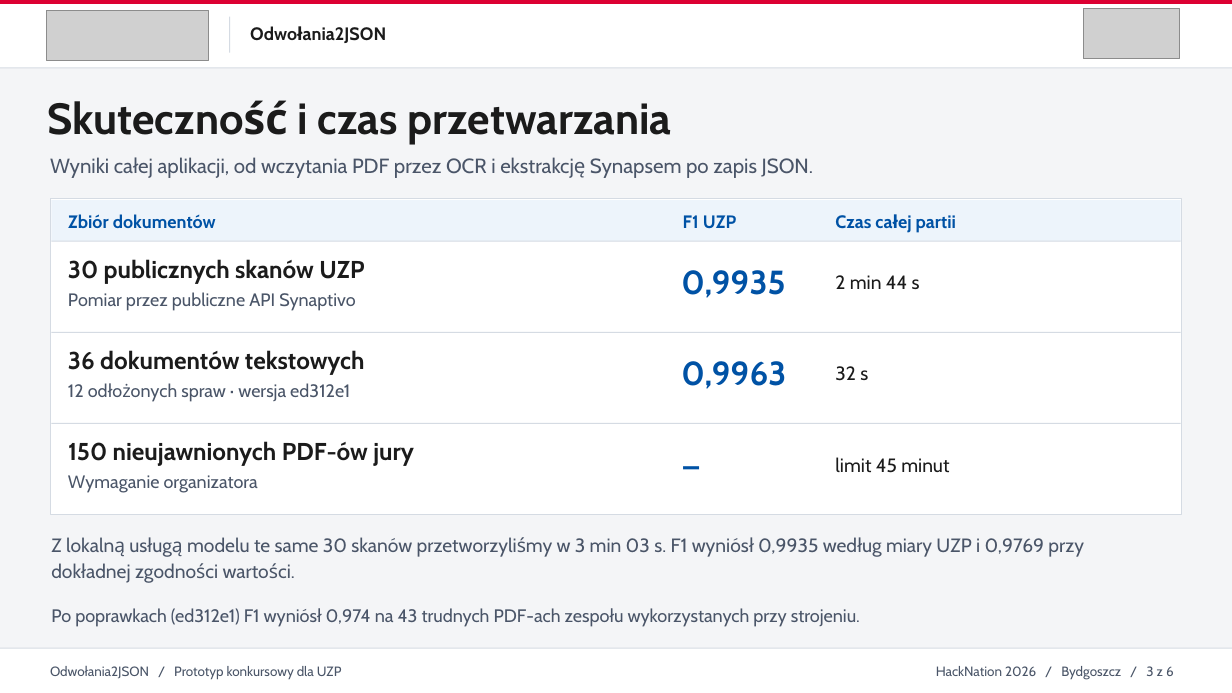
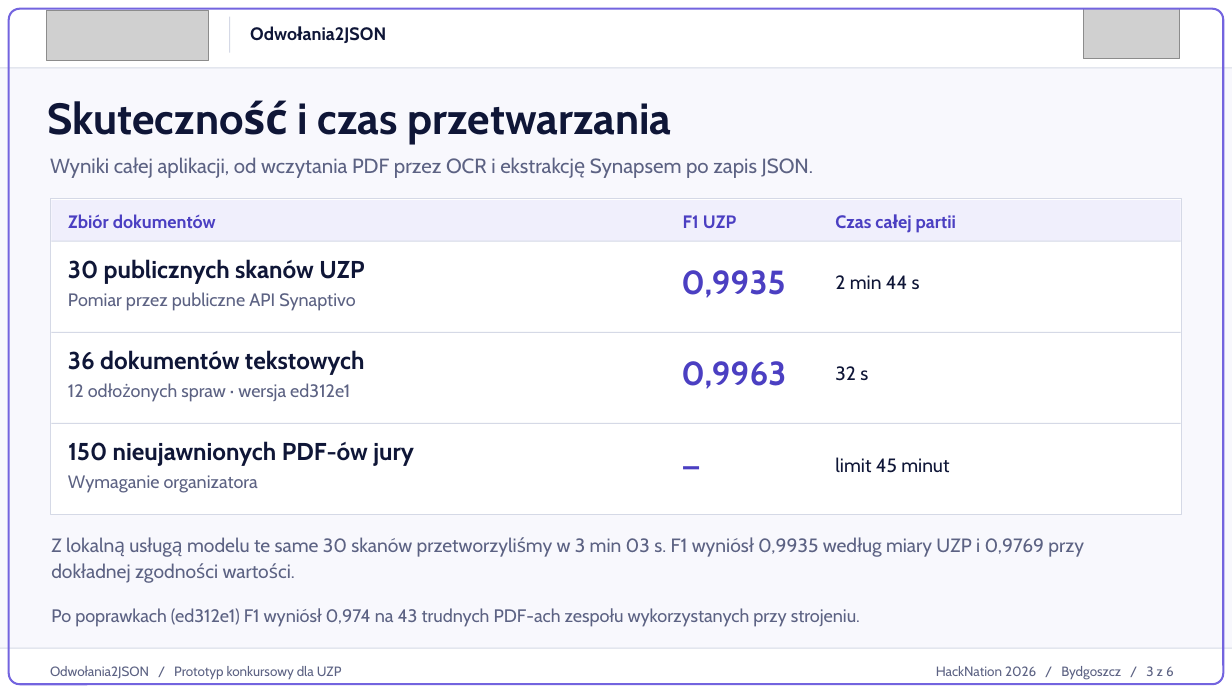
Before and after one commit to PapeMati98/Hacknation-ODWOLANIA2JSON, a slide deck: slide 3 of docs/prezentacja/Odwolania2JSON.pptx. Drawn at 1232x693 pixels with LibreOffice and Linux fonts; fonts in the diff are those of the drawing; grey boxes stand for pictures. Boxes give left, top, right and bottom in pixels: in the first picture for what was removed or moved away, otherwise in the second. Text is boxed around its words. In the diff, an @@ line names an element or a change of style, - is before the commit and + after.

```diff
--- a/docs/prezentacja/Odwolania2JSON.pptx
+++ b/docs/prezentacja/Odwolania2JSON.pptx
@@ rectangle at [0, 0, 1232, 693]: fill #F4F5F7 to #F8F8FD @@
@@ rectangle removed at [0, 0, 1232, 4] @@
@@ rounded rectangle added at [8, 8, 1223, 684], outline #7364DF 1.6 pt @@
@@ rectangle at [0, 67, 1232, 68]: fill #D5DBE3 to #D5D9E6 @@
@@ rectangle at [50, 199, 1182, 515]: outline #D5DBE3 0.8 pt to #D5D9E6 0.8 pt @@
@@ rectangle at [52, 201, 1181, 241]: fill #EDF4FB to #F0EFFC @@
@@ text colour #0052A5 to #4B3FC2 in 6 elements at [68, 214, 216, 228], [683, 215, 736, 228], [835, 215, 956, 233], [681, 270, 785, 298], [681, 361, 786, 389], [682, 444, 724, 490] @@
@@ text colour #1B1B1B to #0F1637 in 8 elements at [250, 23, 403, 48], [297, 103, 672, 144], [68, 259, 364, 284], [835, 275, 920, 289], [68, 350, 365, 375], [835, 366, 868, 381], [68, 441, 414, 466], [835, 457, 949, 473] @@
@@ text colour #4A5568 to #5C6283 in 9 elements at [50, 157, 813, 178], [174, 666, 342, 679], [936, 666, 1174, 679], [68, 292, 355, 311], [68, 383, 350, 402], [68, 475, 258, 493], [51, 537, 1084, 557], [52, 559, 312, 586], [51, 608, 860, 627] @@
@@ rectangle at [0, 648, 1232, 649]: fill #D5DBE3 to #D5D9E6 @@
```
Also in this commit, not shown: 5 other slides changed, 1 other file.
